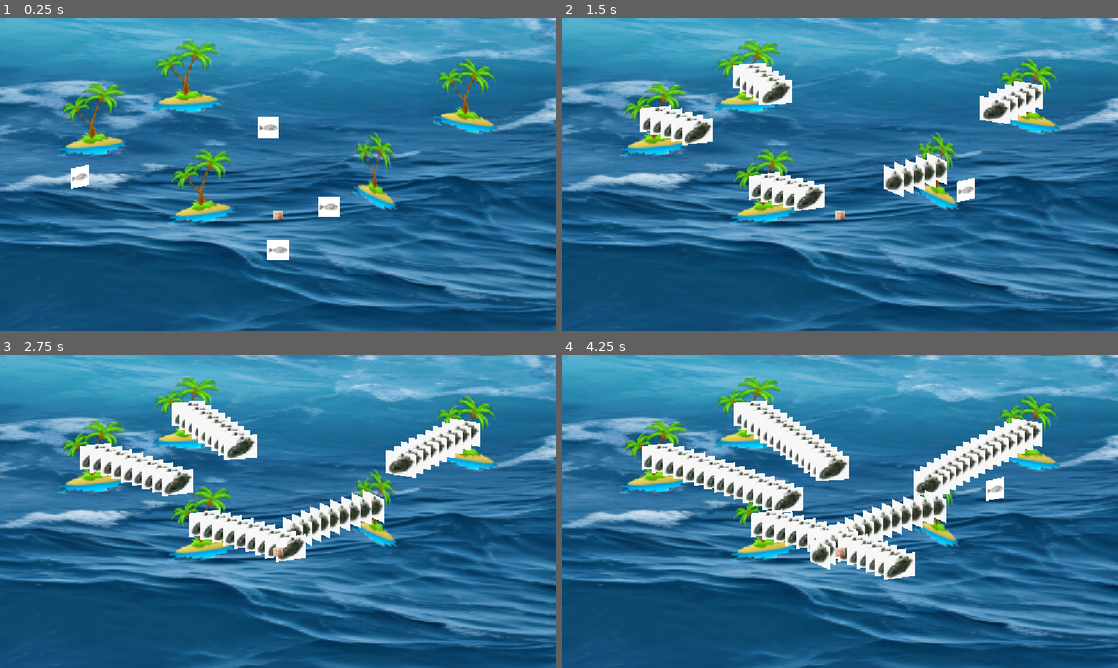
Above: before the commit, frames 1-4 (two rows, left to right).
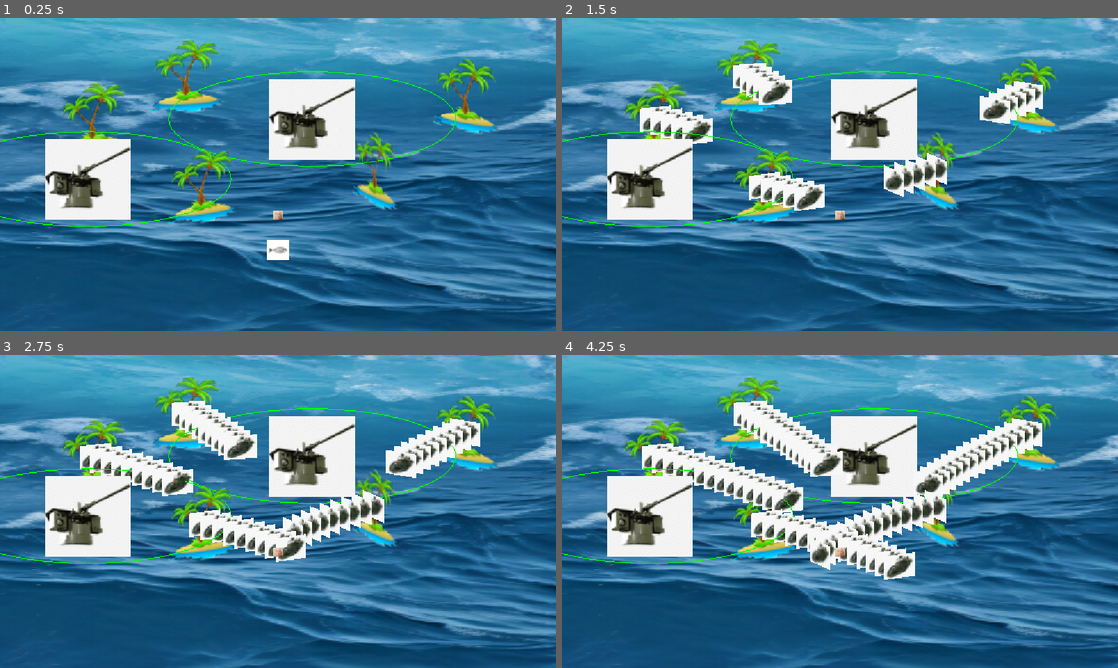
Above: after the commit, the same moments.

Repository: EssithAbertay/islands-game-jam
Game: Godot game, scene res://Scenes/enviroment.tscn
Two runs of this game, one before a commit and one after it. Both use one fixed random seed, a clock stepped at 60 frames per second and the inputs below.
Inputs:
- Up to frame 1 (0.25 s): no input
- Up to frame 2 (1.5 s): hold D (move_right) 0.53-1.28 s; hold S (move_back) from 1.28 s (still down)
- Up to frame 3 (2.75 s): release S (move_back) at 2.03 s; hold D (move_right) from 2.03 s (still down)
- Up to frame 4 (4.25 s): release D (move_right) at 2.78 s; hold W (move_forward) 2.78-3.53 s; hold A (move_left) from 3.53 s (still down)

The runs differ from the first frame. In frame 1, 8.9% of the frame differs, in the area x 0-82%, y 16-67%; in frame 2, 8.7%; in frame 3, 8.4%; in frame 4, 8.6%.

Commit message:
Update enviroment.tscn

Diff:
--- a/Scenes/enviroment.tscn
+++ b/Scenes/enviroment.tscn
@@ -32,18 +32,13 @@
 [node name="EnemyIsland4" parent="." unique_id=100763366 instance=ExtResource("1_ks4c7")]
 transform = Transform3D(0.60119426, 0, -0.79910314, 0, 1, 0, 0.79910314, 0, 0.60119426, 10.179531, 0, -25.663845)
 
-[node name="Turret" parent="." unique_id=1518263802 instance=ExtResource("3_ks4c7")]
-transform = Transform3D(1, 0, 0, 0, 1, 0, 0, 0, 1, -1.008, 0, -38.818)
-fireCd = 0.1
-
-[node name="Turret" parent="Turret" unique_id=172428934 instance=ExtResource("3_ks4c7")]
-transform = Transform3D(1, 0, 0, 0, 1, 0, 0, 0, 1, 6.3191094, 0, 25.130821)
-fireCd = 0.1
-
-[node name="Turret2" parent="." unique_id=1817653700 instance=ExtResource("3_ks4c7")]
-transform = Transform3D(0.83842015, 0, 0.54502445, 0, 1, 0, -0.54502445, 0, 0.83842015, -20.73181, 0, -23.138008)
-fireCd = 0.1
-[node name="HolePlayer" parent="." unique_id=391892986 instance=ExtResource("3_ks4c7")]
+[node name="HolePlayer" parent="." unique_id=391892986 instance=ExtResource("4_rw8p7")]
 
 [node name="PointsPickup" parent="." unique_id=2086534983 instance=ExtResource("4_0evto")]
 transform = Transform3D(1, 0, 0, 0, 1, 0, 0, 0, 1, 0, 0, -10.927)
+
+[node name="Turret" parent="." unique_id=1518263802 instance=ExtResource("3_ks4c7")]
+transform = Transform3D(1, 0, 0, 0, 1, 0, 0, 0, 1, -19.892529, 0, -22.273716)
+
+[node name="Turret2" parent="." unique_id=18098996 instance=ExtResource("3_ks4c7")]
+transform = Transform3D(1, 0, 0, 0, 1, 0, 0, 0, 1, 3.5852032, 0, -41.377182)
Not shown: 1 places in Scenes/enviroment.tscn that only renumber resources
